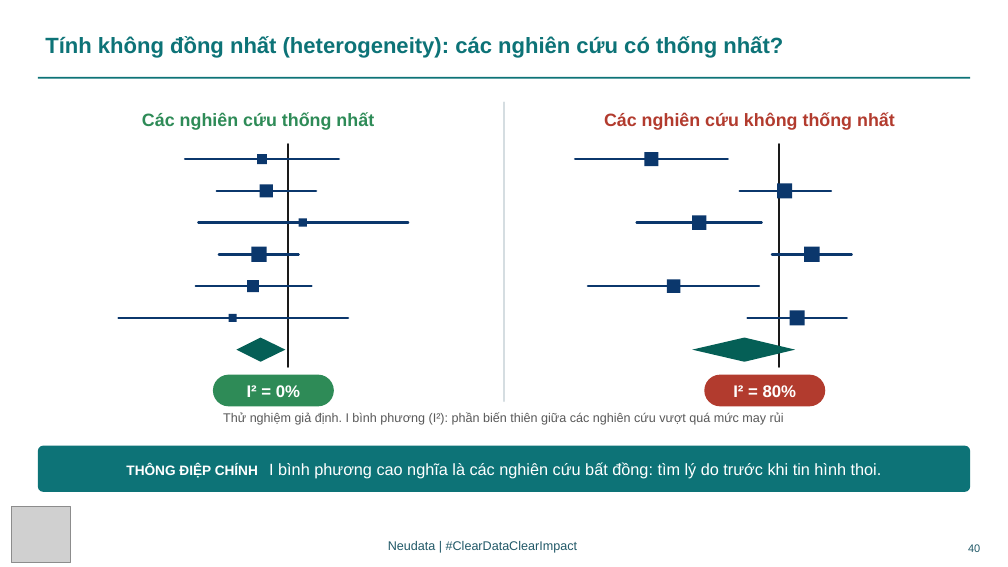
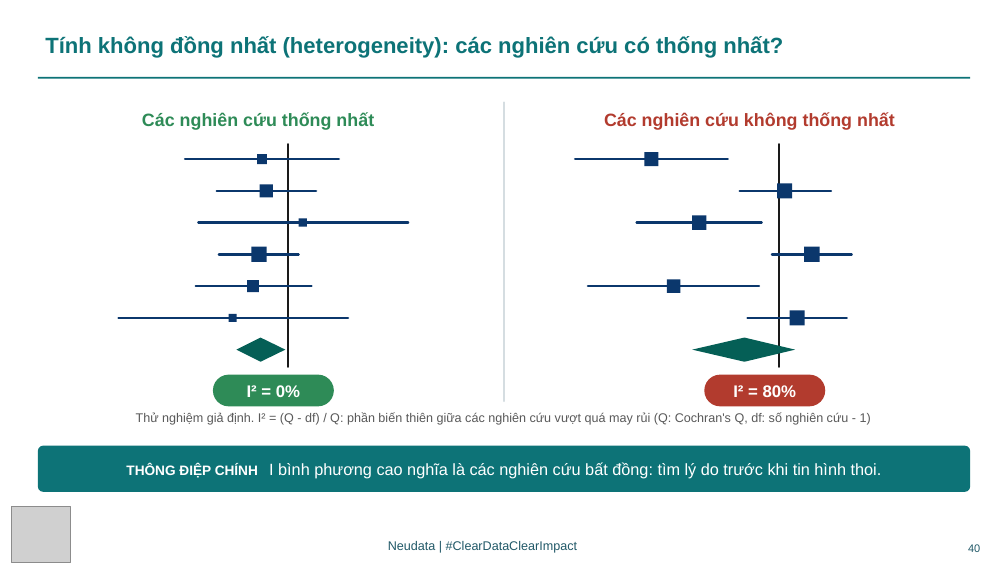
Before and after one commit to neu-data/FoundationsofClinicalResearch, a slide deck: slide 40 of vi/files/slides/Session_4_VN.pptx. Drawn at 1008x567 pixels with LibreOffice and Linux fonts; fonts in the diff are those of the drawing; grey boxes stand for pictures. Boxes give left, top, right and bottom in pixels: in the first picture for what was removed or moved away, otherwise in the second. Text is boxed around its words. In the diff, an @@ line names an element or a change of style, - is before the commit and + after.

Commit message:
Rebuild site for course v3.15 (registry wording, Lectures 3 to 5 fixes)

```diff
--- a/vi/files/slides/Session_4_VN.pptx
+++ b/vi/files/slides/Session_4_VN.pptx
@@ text at (136, 412, 871, 425): text changed @@
-Thử nghiệm giả định. I bình phương (I²): phần biến thiên giữa các nghiên cứu vượt quá mức may rủi
+Thử nghiệm giả định. I² = (Q - df) / Q: phần biến thiên giữa các nghiên cứu vượt quá may rủi (Q: Cochran's Q, df: số nghiên cứu - 1)
```
Also in this commit, not shown: 5 other slides changed, 44 other files.
